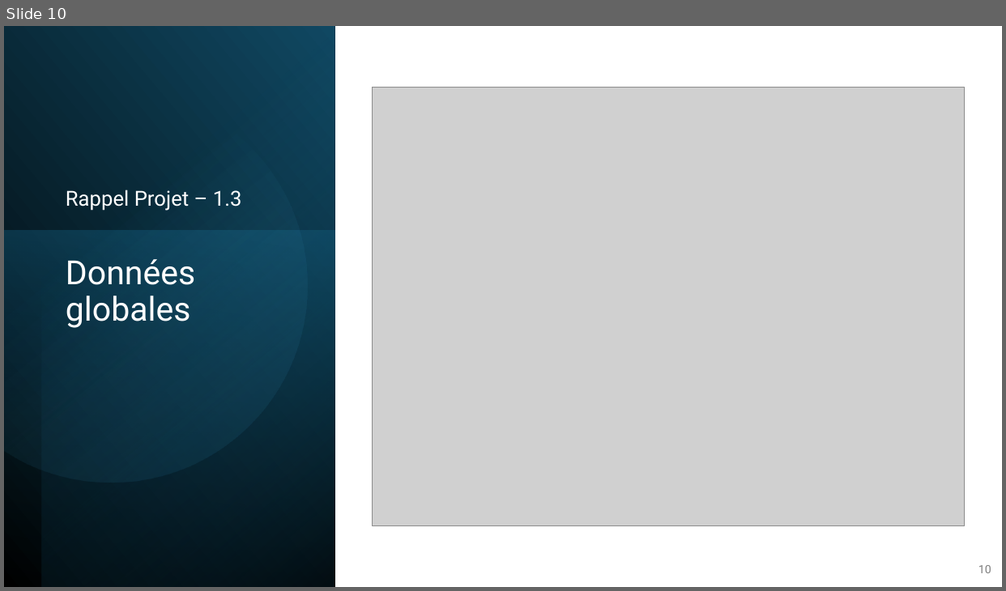
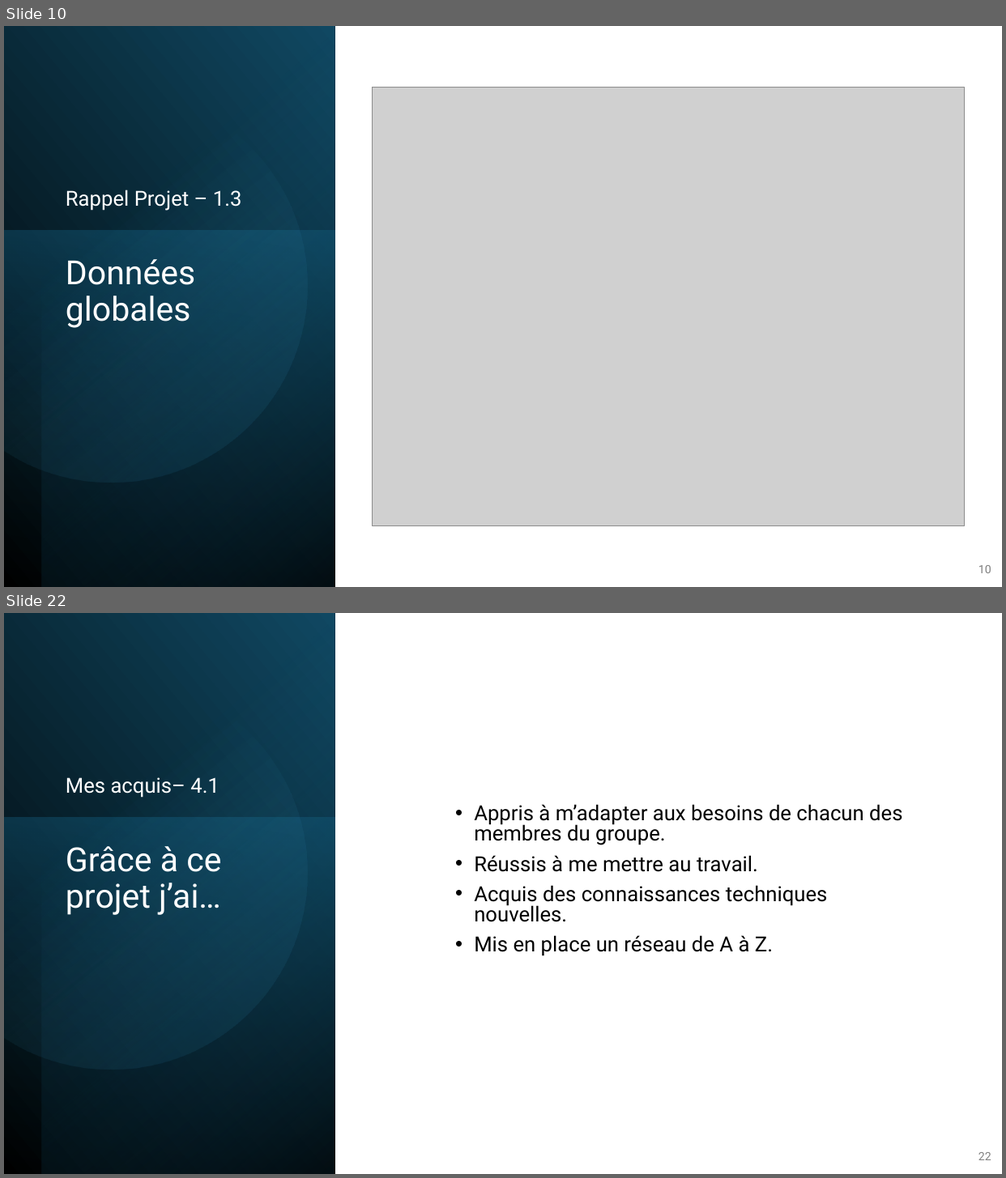
Before and after one commit to RobinMartineau/Acc-s-campus-, a slide deck: BDD/Présentation/BDD.pptx. Shown one above the other, each under a label of ours: slide 10 before the commit, slides 10 and 22 after it; the slides between them are not shown. The pictures are 1006x591 and 1006x1178 pixels, drawn with LibreOffice and Linux fonts; fonts in the diff are those of the drawing; grey boxes stand for pictures. Boxes give left, top, right and bottom in pixels: in the first picture for what was removed or moved away, otherwise in the second. Text is boxed around its words. In the diff, an @@ line names an element or a change of style, - is before the commit and + after.

```diff
--- a/BDD/Présentation/BDD.pptx
+++ b/BDD/Présentation/BDD.pptx
@@ slide 22 added at box(4, 613, 1002, 1174), background #FFFFFF @@
@@ rectangle added at box(4, 613, 335, 1174), fill gradient #000000 to #104862 @@
@@ rectangle added at box(41, 613, 335, 1174), fill gradient #000000 to #156082 @@
@@ freeform shape added at box(4, 652, 343, 1105), fill gradient #46B1E1 to #104862 @@
@@ text added at box(66, 777, 219, 798), 20 pt, text #FFFFFF @@
+Mes acquis– 4.1
@@ text added at box(474, 804, 902, 956), 20 pt, text #000000 @@
+• Appris à m’adapter aux besoins de chacun des membres du groupe.
+• Réussis à me mettre au travail.
+• Acquis des connaissances techniques nouvelles.
+• Mis en place un réseau de A à Z.
@@ rectangle added at box(4, 818, 335, 1174), fill gradient #156082 to #0B3041 @@
@@ title added at box(66, 846, 221, 915), 32 pt, text #FFFFFF @@
+Grâce à ce projet j’ai…
@@ page number added at box(978, 1152, 991, 1161), 11 pt, text #808080 @@
+22
```
Also in this commit, not shown: 2 slides changed, 11 other slides added, 23 slides removed.
